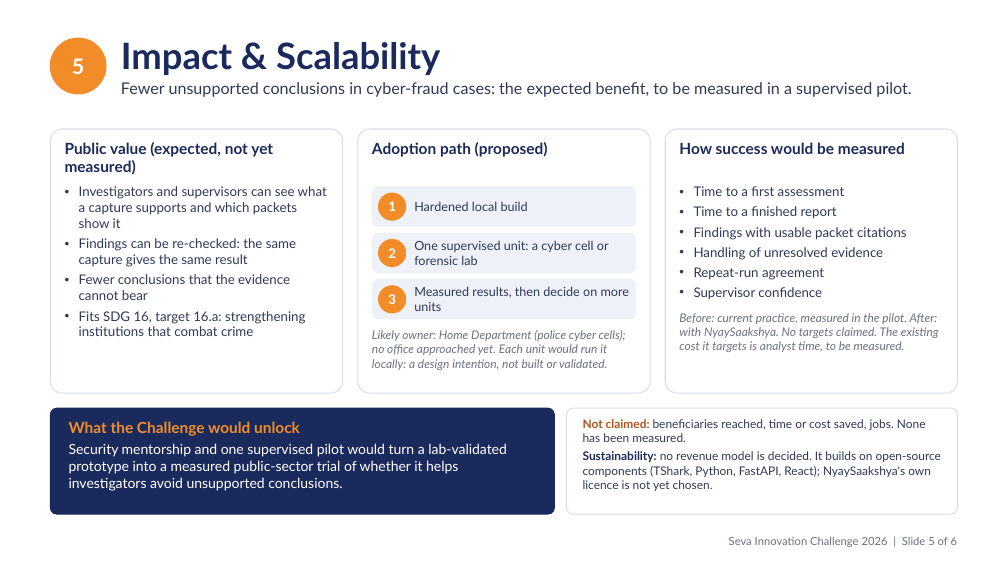
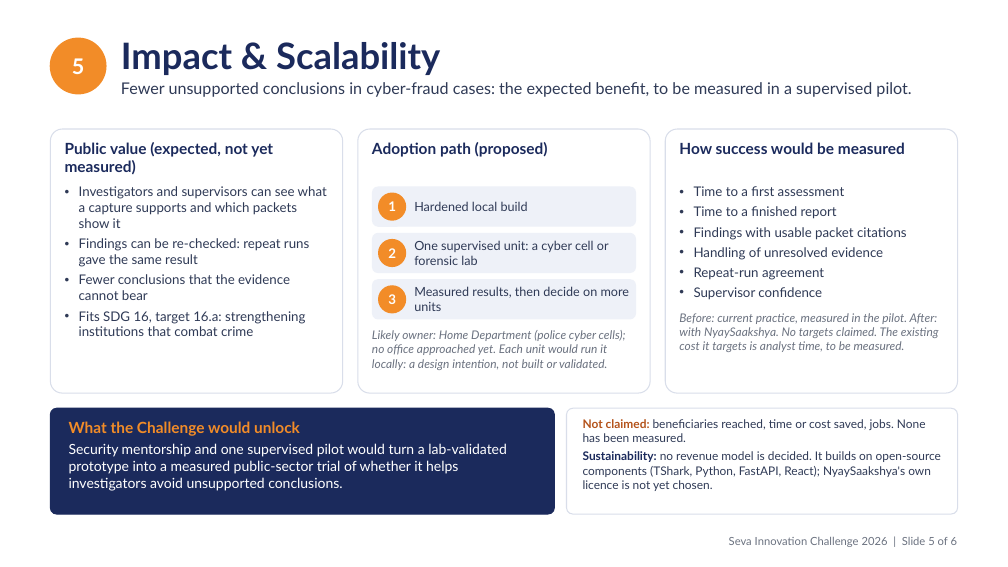
Before and after one commit to Sidd927/NyaySaakshya, a slide deck: slide 5 of submission/seva-innovation-challenge-2026/NyaySaakshya_Seva_Innovation_Challenge_2026.pptx. Drawn at 1008x567 pixels with LibreOffice and Linux fonts; fonts in the diff are those of the drawing. Boxes give left, top, right and bottom in pixels: in the first picture for what was removed or moved away, otherwise in the second. Text is boxed around its words. In the diff, an @@ line names an element or a change of style, - is before the commit and + after.

Commit message:
fix(submission): align deck wording with reviewed portal answers

```diff
--- a/submission/seva-innovation-challenge-2026/NyaySaakshya_Seva_Innovation_Challenge_2026.pptx
+++ b/submission/seva-innovation-challenge-2026/NyaySaakshya_Seva_Innovation_Challenge_2026.pptx
@@ text at (79, 238, 309, 267): text changed @@
-• Findings can be re-checked: the same capture gives the same result
+• Findings can be re-checked: repeat runs gave the same result
```
Also in this commit, not shown: 2 other slides changed, 3 other files.
